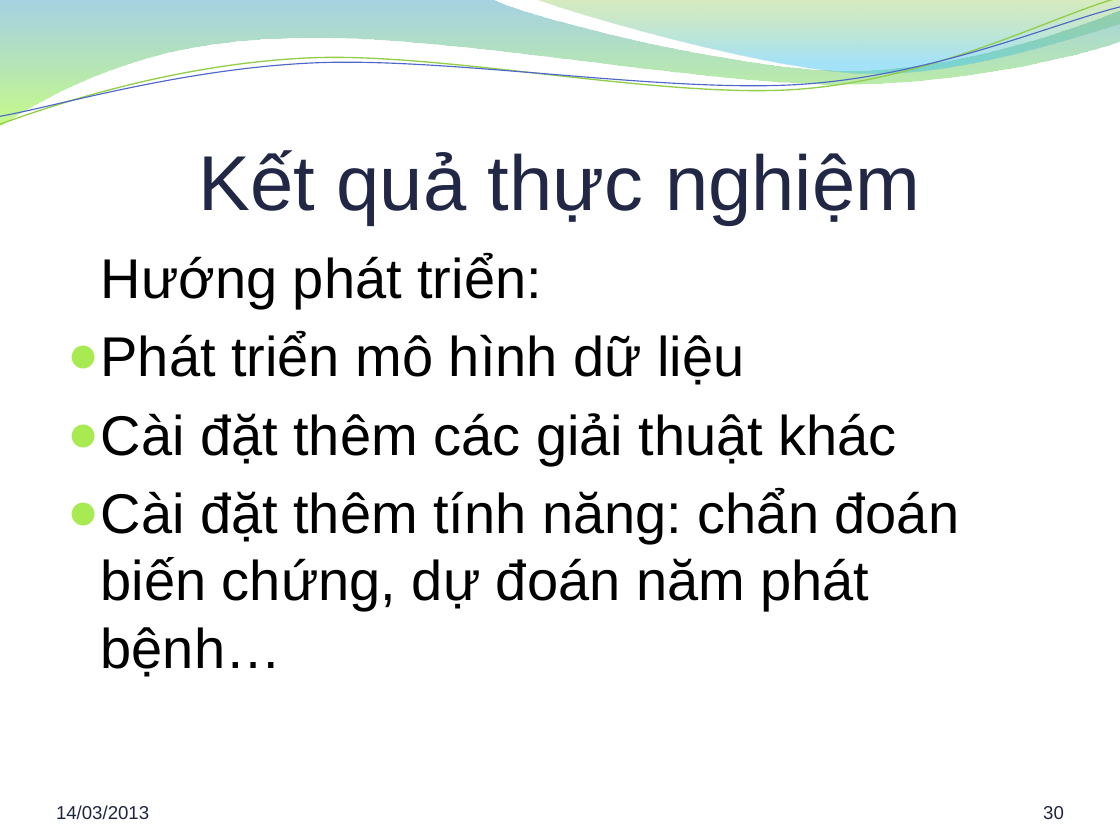
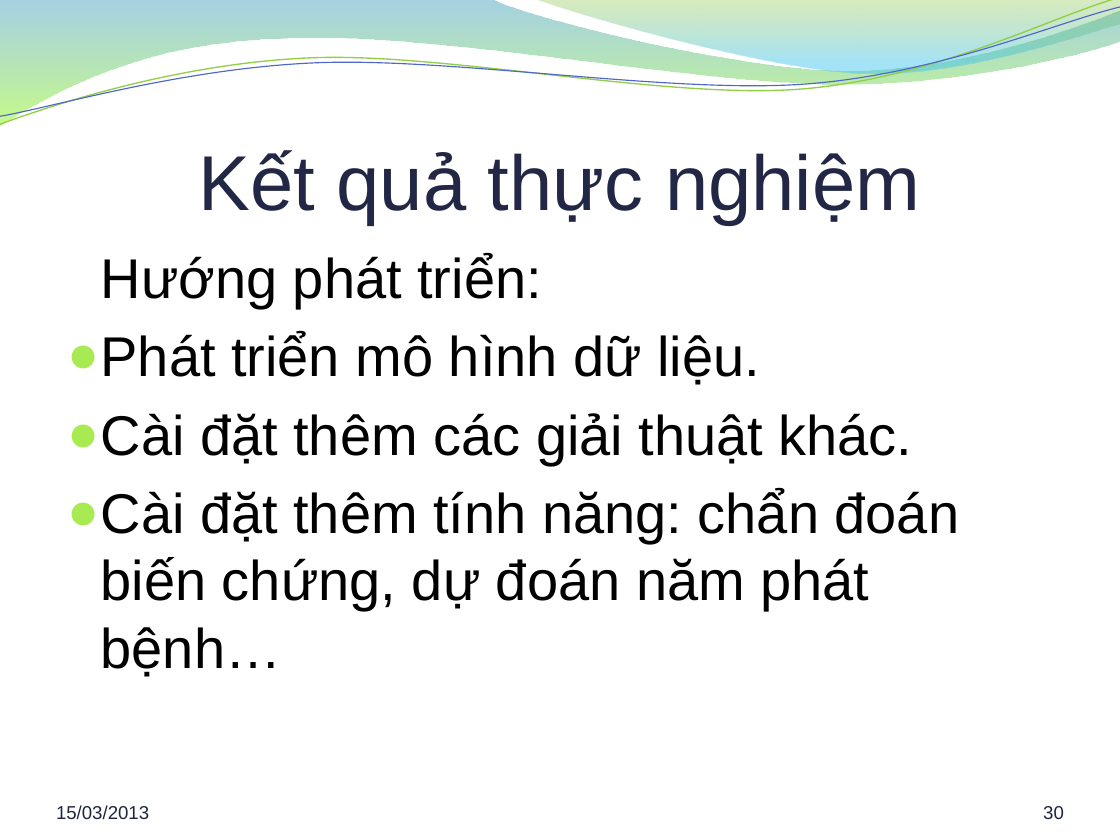
Before and after one commit to hung94it/benhvien, a slide deck: slide 30 of Diabetes/Documents/Report/Bao cao khoa luan.pptx. Drawn at 1120x840 pixels with LibreOffice and Linux fonts; fonts in the diff are those of the drawing; background and template pictures are left out. Boxes give left, top, right and bottom in pixels: in the first picture for what was removed or moved away, otherwise in the second. Text is boxed around its words. In the diff, an @@ line names an element or a change of style, - is before the commit and + after.

```diff
--- a/Diabetes/Documents/Report/Bao cao khoa luan.pptx
+++ b/Diabetes/Documents/Report/Bao cao khoa luan.pptx
@@ text at <box>101,332,913,465</box>: text changed @@
-● Phát triển mô hình dữ liệu
-● Cài đặt thêm các giải thuật khác
+● Phát triển mô hình dữ liệu.
+● Cài đặt thêm các giải thuật khác.
@@ text at <box>56,805,149,820</box>: text changed @@
-14/03/2013
+15/03/2013
```
Also in this commit, not shown: 32 other slides changed, 3 other files.
